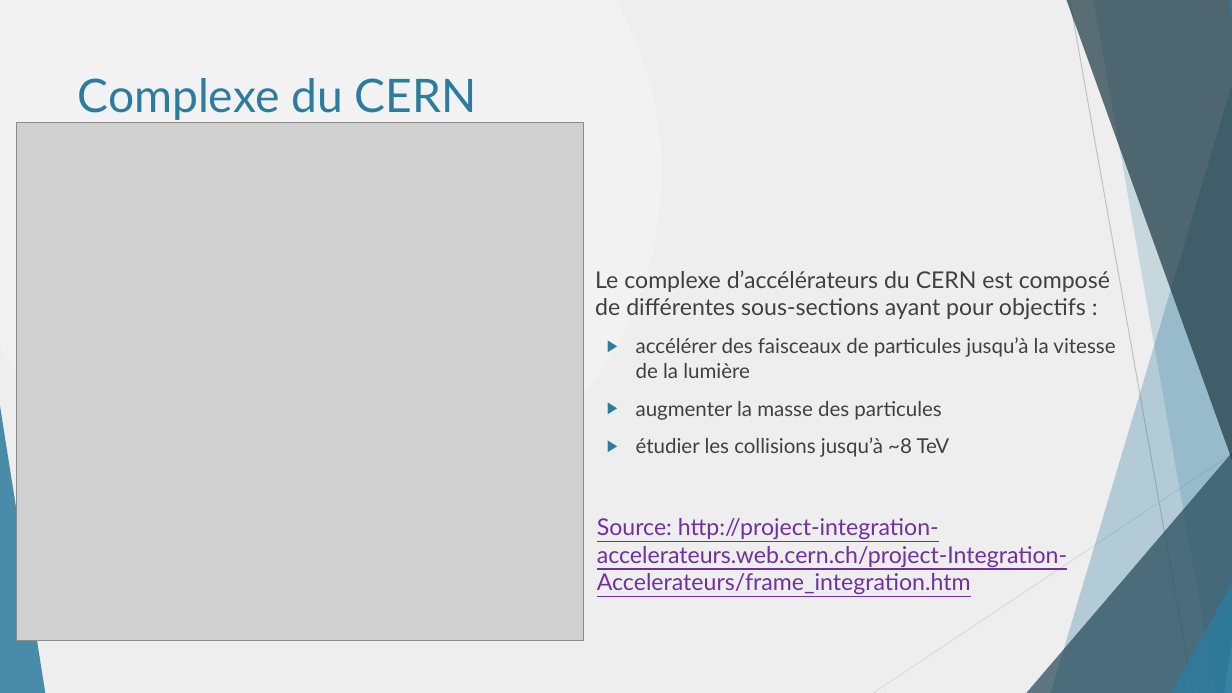
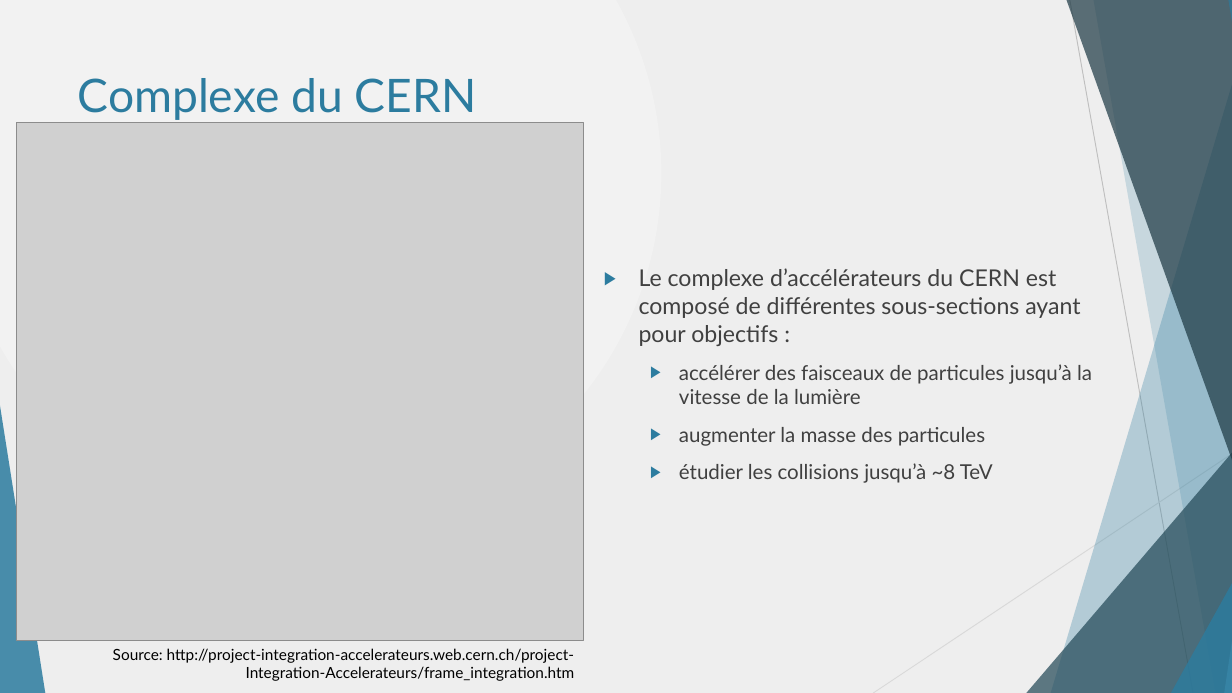
Before and after one commit to danthib76/DesignIV, a slide deck: slide 3 of Remise/Remise 1/Presentation_Remise_1.pptx. Drawn at 1232x693 pixels with LibreOffice and Linux fonts; fonts in the diff are those of the drawing; grey boxes stand for pictures. Boxes give left, top, right and bottom in pixels: in the first picture for what was removed or moved away, otherwise in the second. Text is boxed around its words. In the diff, an @@ line names an element or a change of style, - is before the commit and + after.

```diff
--- a/Remise/Remise 1/Presentation_Remise_1.pptx
+++ b/Remise/Remise 1/Presentation_Remise_1.pptx
@@ text "Le complexe d’accélérateurs du CERN ..." rewrapped from [595,270,1115,457] to [639,268,1092,483] @@
@@ text "Source: http://project-integration-accelerateurs.web.cern.ch ...": place and size @@
-text "Source: http://project-integration-accelerateurs.web.cern.ch ..." at [597,518,1067,594]
+text "Source: http://project-integration-accelerateurs.web.cern.ch ..." at [113,648,575,681]
@@ text "Source: http://project-integration-accelerateurs.web.cern.ch ..." at [113,648,575,681]: size 18 to 12 pt, text colour #7030A0 to #000000, underline off; alignment left to right @@
```
Also in this commit, not shown: 15 other slides changed, 1 other file.
